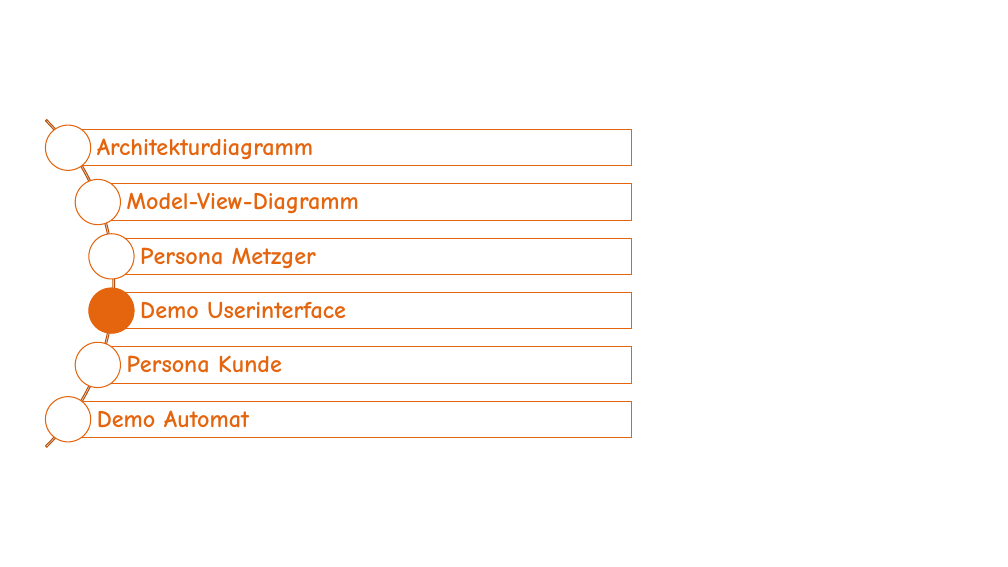
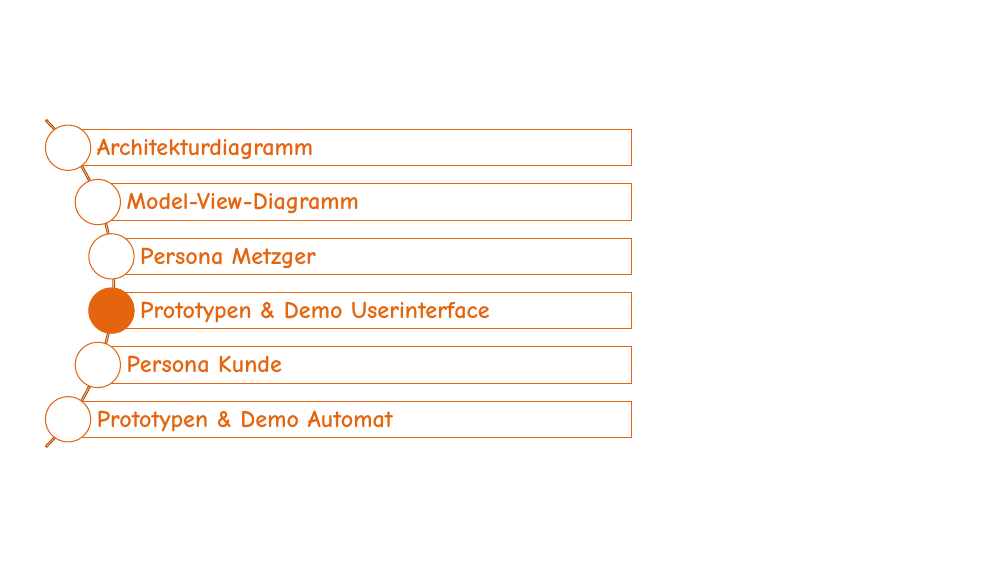
Before and after one commit to LisaRebecca/Gruppe4, a slide deck: slide 9 of Präsentation - Butcher Cockpit.pptx. Drawn at 1008x567 pixels with LibreOffice and Linux fonts; fonts in the diff are those of the drawing. Boxes give left, top, right and bottom in pixels: in the first picture for what was removed or moved away, otherwise in the second. Text is boxed around its words. In the diff, an @@ line names an element or a change of style, - is before the commit and + after.

```diff
--- a/Präsentation - Butcher Cockpit.pptx
+++ b/Präsentation - Butcher Cockpit.pptx
@@ text at bbox=[140, 301, 490, 323]: text changed @@
-Demo Userinterface
+Prototypen & Demo Userinterface
@@ text at bbox=[97, 410, 393, 432]: text changed @@
-Demo Automat
+Prototypen & Demo Automat
```
Also in this commit, not shown: 6 other slides changed, 2 slides added.
